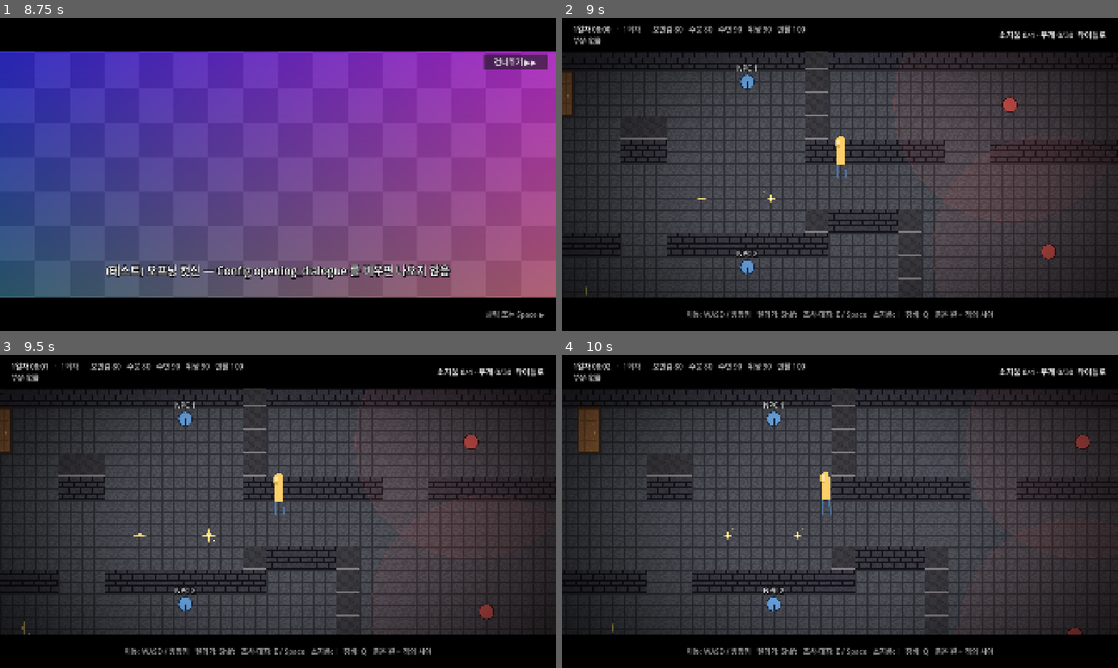
Above: before the commit, frames 1-4 (two rows, left to right).
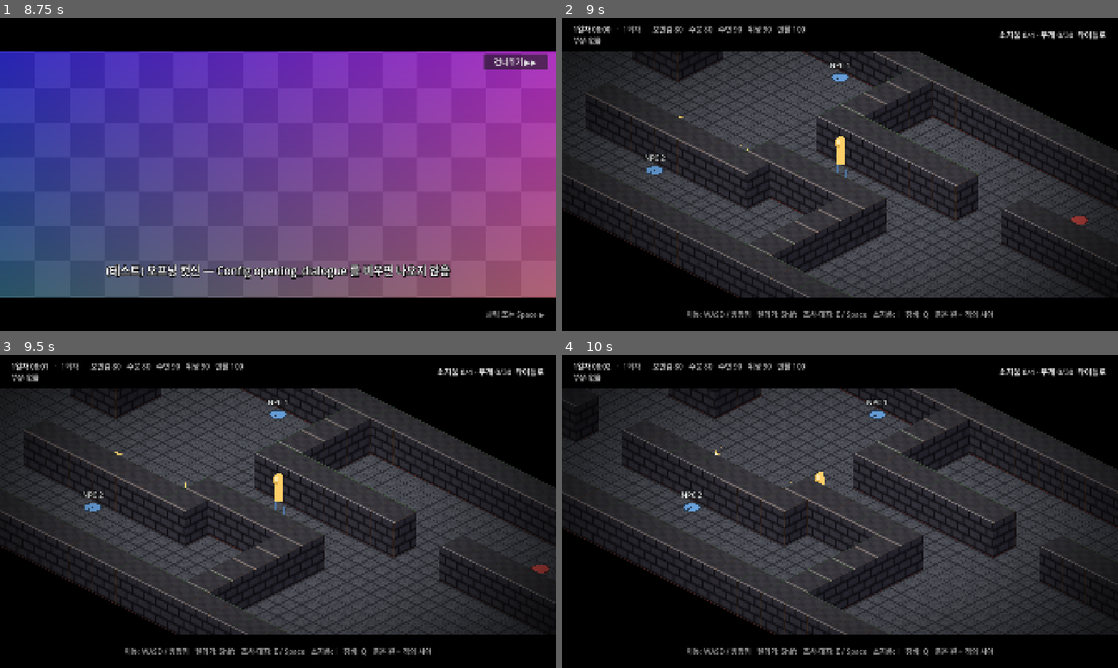
Above: after the commit, the same moments.

Repository: HomilBBANG/rt_Tevah
Game: Godot game, scene res://scenes/boot.tscn
Two runs of this game, one before a commit and one after it. Both use one fixed random seed, a clock stepped at 60 frames per second and the inputs below.
Inputs (mouse positions are in pixels of both pictures, inside the frame that each line leads up to):
- Up to frame 1 (8.75 s): tap Enter (ui_accept) at 0.5, 0.77, 1.25 s; move the mouse to (400, 158) at 0.52 s; hold Right (ui_right) 0.53-1.25 s; tap Z at 0.6 s; click (400, 158) at 0.67 s; drag from (166, 190) to (250, 237) at 1.27 s; click "새 게임" at 2 s; click (61, 61) at 2.77 s; type "12" at 2.85 s; click "생존 시작" at 3.5 s; click "생존 시작" at 4.25 s; click "시작" at 5 s; move the mouse to (333, 105) at 5.77 s; hold D (dodge_right) 5.78-6.5 s; hold Shift (run) 5.78-6.5 s; click (333, 105) at 5.92 s; click "소지품 0/4 · 무게 0/30" at 6.5 s; drag from (250, 237) to (111, 127) at 7.27 s; click "타이틀로" at 8 s
- Up to frame 2 (9 s): click "건너뛰기 ▶▶" at 8.75 s
- Up to frame 3 (9.5 s): no input
- Up to frame 4 (10 s): move the mouse to (1006, 558) at 9.52 s; hold A (dodge_left) from 9.53 s (still down); tap Y at 9.6 s; click (1006, 558) at 9.67 s; tap Enter (ui_accept) at 9.77 s

Frame 1 is identical in both runs. In frame 2, 35% of the frame differs, in the area x 0-100%, y 10-90%; in frame 3, 35%; in frame 4, 34%.

Commit message:
Quarter view (isometric) game screen: diamond floors, wall blocks, iso proxies for actors and objects, screen-relative movement (logic unchanged)
Co-Authored-By: Claude Opus 5.5 <noreply@anthropic.com>

Diff:
--- /dev/null
+++ b/core/iso_view.gd
@@ -0,0 +1,372 @@
+extends Node2D
+## 쿼터뷰(아이소메트릭) 화면 — Config view_mode = "iso". 게임 규칙(충돌·길 찾기·AI·맵 파일)은 네모 격자 그대로 두고,
+## 필드의 네모 세계(%World·렌더러)는 숨긴 채 여기서 마름모 화면으로 다시 그린다 (1차, 2026-10-19).
+##   좌표: 네모 세계 점 p(px) → 화면 iso(p) = (p.x - p.y, (p.x + p.y) / 2). 한 칸 = 폭 2×tile, 높이 tile 의 마름모.
+##   바닥: 렌더러의 바닥·장식 층을 같은 그림으로 복사해 변환(마름모로 기울임) — 지금 16×16 그림을 자동 변환한 모습.
+##   벽: 칸마다 위로 솟은 블록 (윗면 = 벽 타일, 앞의 두 면 = 앞면 타일, 오른쪽 면은 더 어둡게). 높이 Config iso_wall_height.
+##       바닥과 닿은 벽은 대각선 줄마다 한 노드로 인물과 앞뒤 정렬(Y 정렬), 벽에 둘러싸인 벽은 윗면만 한 층으로.
+##   인물·물체: 플레이어 그림(네모 세계에서 옮겨 옴)·NPC·적·나무·가구·문·반짝이·텐트를 iso 자리에, Y 정렬.
+##   조명: 렌더러의 환경광(CanvasModulate)은 그대로, 광원은 iso 자리에 복사 (그림자는 2차).
+##   이동: 화면 기준 (W = 화면 위) — field_player 가 logic_dir 로 바꿈. 카메라는 플레이어 그림을 따라감.
+## 2차(아직): 지붕·전경 가림·창문·벽에 맞춘 문·빛 그림자·조사/통로 표시 도형·몬스터 시야 표시.
+
+const VisualData = preload("res://core/visual_data.gd")
+
+var field: Node
+var map := {}
+var tile := 80.0
+var wall_h := 120.0
+var floors: Node2D          # 바닥 (변환된 TileMapLayer 들)
+var tops: Node2D            # 벽에 둘러싸인 벽의 윗면 (변환, 위로 올림)
+var sorted: Node2D          # Y 정렬: 바닥과 닿은 벽 줄 + 인물·물체
+var lights_root: Node2D
+var player_proxy: Node2D
+var camera: Camera2D
+var _proxies: Array = []    # [{src, node}] — 네모 세계 노드를 따라다님
+var _lights := {}           # 렌더러 광원 → 복사본
+
+
+static func iso(p: Vector2) -> Vector2:
+	return Vector2(p.x - p.y, (p.x + p.y) * 0.5)
+
+
+## 화면 방향 → 네모 세계 방향 (iso 의 역변환)
+static func logic_dir(s: Vector2) -> Vector2:
+	return Vector2(0.5 * s.x + s.y, -0.5 * s.x + s.y)
+
+
+func build(p_field: Node) -> void:
+	field = p_field
+	map = field.map
+	tile = field.tile
+	wall_h = float(DataLoader.config.get("iso_wall_height", 120))
+	for c in get_children():
+		remove_child(c)
+		c.queue_free()
+	_proxies = []
+	_lights = {}
+	var bg := ColorRect.new()   # 맵 바깥 검게
+	bg.color = Color.BLACK
+	bg.position = Vector2(-20000, -20000)
+	bg.size = Vector2(40000, 40000)
+	bg.mouse_filter = Control.MOUSE_FILTER_IGNORE
+	bg.z_index = -30
+	add_child(bg)
+	var xf := Transform2D(Vector2(1, 0.5), Vector2(-1, 0.5), Vector2.ZERO)
+	floors = Node2D.new()
+	floors.name = "IsoFloors"
+	floors.transform = xf
+	floors.z_index = -20
+	add_child(floors)
+	var r = field.renderer
+	for l in ["floor", "detail"]:
+		floors.add_child(_copy_layer(r.layers[l]))
+	tops = Node2D.new()
+	tops.name = "IsoWallTops"
+	tops.z_index = -10
+	tops.position = Vector2(0, -wall_h)
+	add_child(tops)
+	sorted = Node2D.new()
+	sorted.name = "IsoSorted"
+	sorted.y_sort_enabled = true
+	add_child(sorted)
+	lights_root = Node2D.new()
+	lights_root.name = "IsoLights"
+	add_child(lights_root)
+	_build_walls(r)
+	_build_actors(r)
+
+
+func _copy_layer(src: TileMapLayer) -> TileMapLayer:
+	var t := TileMapLayer.new()
+	t.tile_set = src.tile_set
+	t.scale = src.scale
+	t.texture_filter = CanvasItem.TEXTURE_FILTER_NEAREST
+	for c in src.get_used_cells():
+		t.set_cell(c, src.get_cell_source_id(c), src.get_cell_atlas_coords(c))
+	return t
+
+
+# ---------------------------------------------------------------- 벽 블록
+func _is_wall(x: int, y: int) -> bool:
+	var rows: Array = map.tiles
+	return y >= 0 and y < rows.size() and x >= 0 and x < String(rows[y]).length() and String(rows[y])[x] == "#"
+
+
+func _is_open(x: int, y: int) -> bool:   # 바닥 (빈 공간·맵 밖은 아님)
+	var rows: Array = map.tiles
+	return y >= 0 and y < rows.size() and x >= 0 and x < String(rows[y]).length() and String(rows[y])[x] == "."
+
+
+func _build_walls(r) -> void:
+	var top_layer := TileMapLayer.new()
+	top_layer.tile_set = r.layers.wall.tile_set
+	top_layer.scale = r.layers.wall.scale
+	top_layer.texture_filter = CanvasItem.TEXTURE_FILTER_NEAREST
+	var top_holder := Node2D.new()
+	top_holder.transform = Transform2D(Vector2(1, 0.5), Vector2(-1, 0.5), Vector2.ZERO)
+	top_holder.add_child(top_layer)
+	tops.add_child(top_holder)
+	var rows_by_diag := {}   # x+y → [칸] (바닥과 닿은 벽)
+	var keys: Dictionary = r._keys
+	for y in map.tiles.size():
+		for x in String(map.tiles[y]).length():
+			if not _is_wall(x, y):
+				continue
+			var wk := VisualData.wall_keys(map, x, y)
+			var boundary := false
+			for d in [Vector2i(-1, -1), Vector2i(0, -1), Vector2i(1, -1), Vector2i(-1, 0), Vector2i(1, 0), Vector2i(-1, 1), Vector2i(0, 1), Vector2i(1, 1)]:
+				if _is_open(x + d.x, y + d.y):
+					boundary = true
+					break
+			if boundary:
+				rows_by_diag.get_or_add(x + y, []).append([Vector2i(x, y), wk])
+			elif keys.has(wk.top):
+				top_layer.set_cell(Vector2i(x, y), keys[wk.top][0], keys[wk.top][1])
+	for d in rows_by_diag:
+		var row := WallRow.new()
+		row.view = self
+		row.cells = rows_by_diag[d]
+		row.position = Vector2(0, (d + 1) * tile * 0.5)   # 정렬 기준 = 칸 가운데 높이 (앞 칸 인물보다 먼저, 뒤 칸 인물보다 나중)
+		sorted.add_child(row)
+
+
+## 대각선(x+y 같은) 한 줄의 벽 블록들: 앞의 두 면(바닥 쪽으로 보이는 면만) + 윗면
+class WallRow extends Node2D:
+	const VD = preload("res://core/visual_data.gd")
+	var view
+	var cells := []
+
+	func _draw() -> void:
+		var t: float = view.tile
+		var h: float = view.wall_h
+		for item in cells:
+			var c: Vector2i = item[0]
+			var wk: Dictionary = item[1]
+			var n: Vector2 = view.iso(Vector2(c.x, c.y) * t) - position
+			var e: Vector2 = view.iso(Vector2(c.x + 1, c.y) * t) - position
+			var s: Vector2 = view.iso(Vector2(c.x + 1, c.y + 1) * t) - position
+			var w: Vector2 = view.iso(Vector2(c.x, c.y + 1) * t) - position
+			var up := Vector2(0, -h)
+			if not view._is_wall(c.x, c.y + 1):   # 왼쪽 앞면 (아래 칸 쪽)
+				_quad([w + up, s + up, s, w], wk.face, Color(0.82, 0.82, 0.82))
+			if not view._is_wall(c.x + 1, c.y):   # 오른쪽 앞면 (오른쪽 칸 쪽)
+				_quad([s + up, e + up, e, s], wk.face, Color(0.62, 0.62, 0.66))
+			_quad([n + up, e + up, s + up, w + up], wk.top, Color.WHITE)
+
+	func _quad(pts: Array, key: String, col: Color) -> void:
+		var fr := VD.tile_frame(key, 0)
+		var poly := PackedVector2Array(pts)
+		if fr.is_empty():
+			draw_colored_polygon(poly, Color(0.18, 0.18, 0.2) * col)
+			return
+		var tex: Texture2D = fr[0]
+		var rr: Rect2 = fr[1]
+		rr.size.y = minf(rr.size.y, rr.size.x)
+		var sz := Vector2(tex.get_width(), tex.get_height())
+		var uv := PackedVector2Array([rr.position / sz, Vector2(rr.end.x, rr.position.y) / sz, rr.end / sz, Vector2(rr.position.x, rr.end.y) / sz])
+		draw_polygon(poly, PackedColorArray([col, col, col, col]), uv, tex)
+
+
+# ---------------------------------------------------------------- 인물·물체
+func _build_actors(r) -> void:
+	# 플레이어: 그림과 카메라를 옮겨 옴 (애니메이션은 field_player 가 그대로 바꿈)
+	var p = field.player
+	player_proxy = Node2D.new()
+	player_proxy.name = "IsoPlayer"
+	sorted.add_child(player_proxy)
+	if p.sprite:
+		p.sprite.reparent(player_proxy, false)
+	camera = p.get_node_or_null("Camera2D")
+	if camera:
+		camera.reparent(player_proxy, false)
+		camera.position = Vector2.ZERO
+		var w := float(map.width) * tile
+		var hh := float(map.height) * tile
+		camera.limit_left = int(-hh)
+		camera.limit_right = int(w)
+		camera.limit_top = int(-wall_h - tile)
+		camera.limit_bottom = int((w + hh) * 0.5 + tile)
+		camera.reset_smoothing.call_deferred()
+	_proxies.append({"src": p, "node": player_proxy})
+	for n in field.npcs:
+		_add_actor(n.node, Color("5a8fd0"), str(n.data.get("name", "")))
+	for e in field.enemies:
+		_add_actor(e, Color("c04848"), "")
+	for f in field.furniture:
+		var b := FurnitureBlock.new()
+		b.view = self
+		b.src = f
+		b.position = iso(Vector2(int(f.data.x) + maxi(1, int(f.data.get("w", 1))), int(f.data.y) + maxi(1, int(f.data.get("h", 1)))) * tile) - Vector2(0, tile * 0.5)
+		sorted.add_child(b)
+		_proxies.append({"src": f.node, "node": b, "static": true})
+	for sp in r.prop_sprites:   # 나무·가구 그림 (발 = 놓은 칸 아래)
+		if not is_instance_valid(sp):
+			continue
+		var c := Sprite2D.new()
+		c.texture = sp.texture
+		c.texture_filter = CanvasItem.TEXTURE_FILTER_NEAREST
+		c.centered = sp.centered
+		c.offset = sp.offset
+		c.scale = sp.scale
+		c.position = iso(sp.position)
+		sorted.add_child(c)
+	var objs := {}
+	for o in map.get("objects", []):
+		objs[str(o.get("object_id", ""))] = o
+	for id in r.markers:   # 문·반짝이·텐트·벽걸이등 (창문·벽에 맞춘 문 그림은 2차)
+		var mk: Dictionary = r.markers[id]
+		var m = mk.get("sprite")
+		if m is Sprite2D and mk.kind == "lamp" and objs.has(id):   # 벽걸이등: 벽 블록의 바닥 쪽 앞면, 벽 높이 중간쯤
+			var o: Dictionary = objs[id]
+			var wl := VisualData.window_light(map, {"x": o.x, "y": o.y})
+			var lc := Sprite2D.new()
+			lc.texture = m.texture
+			lc.texture_filter = CanvasItem.TEXTURE_FILTER_NEAREST
+			lc.scale = m.scale
+			lc.material = m.material
+			lc.modulate = m.modulate
+			lc.position = iso((Vector2(int(o.x), int(o.y)) + Vector2(0.5, 0.5) + Vector2(wl.dir) * 0.52) * tile)
+			lc.offset = Vector2(0, -wall_h * 0.6 / maxf(0.01, m.scale.y))
+			sorted.add_child(lc)
+			continue
+		if m is Sprite2D:
+			var c := Sprite2D.new()
+			c.texture = m.texture   # 같은 AtlasTexture — 문을 열면 같이 바뀜
+			c.texture_filter = CanvasItem.TEXTURE_FILTER_NEAREST
+			c.scale = m.scale
+			c.material = m.material
+			var reg: Rect2 = m.texture.region if m.texture is AtlasTexture else Rect2(0, 0, 16, 16)
+			var hc := reg.size.y / maxf(1.0, reg.size.x)   # 키 큰 그림(2칸 문): 렌더러가 위로 올린 만큼 되돌려 칸 가운데 기준으로
+			var base: Vector2 = m.position + Vector2(0, (hc - 1.0) * tile * 0.5)
+			c.position = iso(base) - Vector2(0, (hc - 1.0) * tile * 0.5)
+			_proxies.append({"src": m, "node": c, "static": true})
+			sorted.add_child(c)
+
+
+func _add_actor(src: Node2D, col: Color, nm: String) -> void:
+	var a := ActorMark.new()
+	a.src = src
+	a.color = col
+	a.label = nm
+	a.radius = float(src.get("radius")) if src.get("radius") != null else tile * 0.3
+	sorted.add_child(a)
+	_proxies.append({"src": src, "node": a})
+
+
+## NPC·적 (아트 전 도형): 바닥에 납작한 타원 + 바라보는 쪽 + 이름
+class ActorMark extends Node2D:
+	var src: Node2D
+	var color := Color.WHITE
+	var label := ""
+	var radius := 24.0
+
+	func _draw() -> void:
+		var r := radius * 1.2
+		var pts := PackedVector2Array()
+		for i in 24:
+			var a := TAU * i / 24.0
+			pts.append(Vector2(cos(a) * r, sin(a) * r * 0.5 - r * 0.5))
+		draw_colored_polygon(pts, color)
+		pts.append(pts[0])
+		draw_polyline(pts, color.darkened(0.6), 3.0)
+		var f = src.get("facing")
+		if f is Vector2 and f != Vector2.ZERO:
+			var d: Vector2 = Vector2(f.x - f.y, (f.x + f.y) * 0.5).normalized()
+			draw_line(Vector2(0, -r * 0.5), Vector2(0, -r * 0.5) + d * r, color.darkened(0.6), 4.0)
+		if label != "":
+			var font := ThemeDB.fallback_font
+			var w := font.get_string_size(label, HORIZONTAL_ALIGNMENT_LEFT, -1, 25).x
+			draw_string_outline(font, Vector2(-w / 2.0, -r - 18), label, HORIZONTAL_ALIGNMENT_LEFT, -1, 25, 8, Color.BLACK)
+			draw_string(font, Vector2(-w / 2.0, -r - 18), label, HORIZONTAL_ALIGNMENT_LEFT, -1, 25, Color("cfe0ff"))
+
+
+## 기타 가구: 차지하는 칸만큼 블록 (윗면 색 + 앞의 두 면 어둡게) + 표시 메모
+class FurnitureBlock extends Node2D:
+	var view
+	var src: Dictionary
+
+	func _draw() -> void:
+		var o: Dictionary = src.data
+		var t: float = view.tile
+		var w := maxi(1, int(o.get("w", 1)))
+		var hh := maxi(1, int(o.get("h", 1)))
+		var x := int(o.x)
+		var y := int(o.y)
+		var h: float = t * 0.6
+		var col := Color.html(str(o.get("color", ""))) if Color.html_is_valid(str(o.get("color", ""))) else Color.WHITE
+		var n: Vector2 = view.iso(Vector2(x, y) * t) - position
+		var e: Vector2 = view.iso(Vector2(x + w, y) * t) - position
+		var s: Vector2 = view.iso(Vector2(x + w, y + hh) * t) - position
+		var ww: Vector2 = view.iso(Vector2(x, y + hh) * t) - position
+		var up := Vector2(0, -h)
+		draw_colored_polygon(PackedVector2Array([ww + up, s + up, s, ww]), col.darkened(0.2))
+		draw_colored_polygon(PackedVector2Array([s + up, e + up, e, s]), col.darkened(0.38))
+		draw_colored_polygon(PackedVector2Array([n + up, e + up, s + up, ww + up]), col)
+		draw_polyline(PackedVector2Array([n + up, e + up, s + up, ww + up, n + up]), col.darkened(0.55), 2.0)
+		var label := str(o.get("label", ""))
+		if label != "":
+			var font := ThemeDB.fallback_font
+			var c := (n + s) / 2.0 + up
+			var fs := 20
+			var lw := font.get_string_size(label, HORIZONTAL_ALIGNMENT_LEFT, -1, fs).x
+			var ink := Color(0.08, 0.08, 0.1) if col.get_luminance() > 0.5 else Color.WHITE
+			draw_string(font, c + Vector2(-lw / 2.0, fs * 0.35), label, HORIZONTAL_ALIGNMENT_LEFT, -1, fs, ink)
+
+
+# ---------------------------------------------------------------- 매 프레임
+func sync() -> void:
+	var p = field.player
+	if p and p.sprite and is_instance_valid(p.sprite) and p.sprite.get_parent() != player_proxy:   # 그림은 한 프레임 늦게 생김 (setup_sprite deferred)
+		p.sprite.reparent(player_proxy, false)
+	if field.enemies.size() > 0:   # 나중에 들어온 적 (다른 맵에서 쫓아온 몬스터)
+		var have := {}
+		for pr in _proxies:
+			have[pr.src] = true
+		for e in field.enemies:
+			if is_instance_valid(e) and not have.has(e):
+				_add_actor(e, Color("c04848"), "")
+	for pr in _proxies:
+		var src = pr.src
+		var node: Node2D = pr.node
+		if not is_instance_valid(src) or not is_instance_valid(node):
+			if is_instance_valid(node):
+				node.visible = false
+			continue
+		if not pr.get("static", false):
+			node.position = iso(src.position)
+			node.queue_redraw()
+		node.visible = src.visible
+	_sync_lights()
+
+
+## 렌더러 광원(네모 세계)을 iso 자리에 복사 — 둥근 빛은 마름모 바닥에 맞게 납작한 타원 (그림자는 2차)
+func _sync_lights() -> void:
+	var r = field.renderer
+	var srcs: Array = r._light_root.get_children()
+	if field.held_light and is_instance_valid(field.held_light):
+		srcs.append(field.held_light)
+	var seen := {}
+	for l in srcs:
+		if not l is PointLight2D:
+			continue
+		seen[l] = true
+		var m: PointLight2D = _lights.get(l)
+		if m == null:
+			m = PointLight2D.new()
+			m.texture = l.texture
+			m.shadow_enabled = false
+			lights_root.add_child(m)
+			_lights[l] = m
+		m.color = l.color
+		m.energy = l.energy
+		m.enabled = l.enabled and r.lighting
+		m.texture_scale = l.texture_scale
+		m.position = iso(l.global_position - field.global_position)
+		var dir := Vector2.RIGHT.rotated(l.global_rotation)
+		m.rotation = Vector2(dir.x - dir.y, (dir.x + dir.y) * 0.5).angle()
+		m.scale = Vector2(1.41, 0.71) if absf(sin(m.rotation)) < 0.3 else Vector2(1.06, 1.06)
+	for l in _lights.keys():
+		if not seen.has(l):
+			_lights[l].queue_free()
+			_lights.erase(l)
--- a/core/map_renderer.gd
+++ b/core/map_renderer.gd
@@ -329,6 +329,14 @@
 	_roof_root.visible = v
 
 
+## 쿼터뷰(iso_view)일 때: 네모 그림은 모두 숨기고 환경광(CanvasModulate)·햇빛만 남김 — 광원은 iso_view 가 복사
+func hide_for_iso() -> void:
+	for l in layers:
+		layers[l].visible = false
+	for n in [_bg, _occ_root, props_root, _marker_root, _roof_root, overhead, _light_root]:
+		n.visible = false
+
+
 ## 에디터: 전경 가림 보이기·숨기기 / 미리보기 투명도 (맵 데이터와 게임 출력에는 영향 없음)
 func set_overhead_visible(v: bool) -> void:
 	overhead.visible = v
--- a/core/visual_data.gd
+++ b/core/visual_data.gd
@@ -168,6 +168,24 @@
 	elif out.floor == "":
 		out.floor = _map_default(vis, "default_floor", "floor", "floor_default")
 	return out
+
+
+## 쿼터뷰 벽 블록 그림: {top: 윗면 타일, face: 옆면 타일}. 칠한 타일이 앞면 타일이면 그 앞면을 가진 벽 타일이 윗면
+static func wall_keys(map: Dictionary, x: int, y: int) -> Dictionary:
+	var rows: Array = map.get("tiles", [])
+	var vis: Dictionary = map.get("visual", {}) if map.get("visual") is Dictionary else {}
+	var cells = (vis.get("layers", {}) if vis.get("layers") is Dictionary else {}).get("wall", {})
+	var key: String = str(cells.get("%d,%d" % [x, y], "")) if cells is Dictionary else ""
+	if key == "" or not tiles().has(key):
+		key = _map_default(vis, "default_wall", "wall", "wall_default")
+	var base := key
+	if face_keys().has(key):
+		for k in tiles():
+			if str(tiles()[k].get("face", "")) == key:
+				base = k
+				break
+	var f = tiles().get(base, {}).get("face")
+	return {"top": base, "face": str(f) if f != null and str(f) != "" and tiles().has(str(f)) else key}
 
 
 ## 앞면(벽면) 타일 이름들 — 어떤 벽 타일의 face 로 쓰이는 것 (칠해서 직접 쓴 것도 앞면)
--- a/data/config.json
+++ b/data/config.json
@@ -57,5 +57,7 @@
  "npc_wander_speed": 1.5,
  "npc_wander_wait_min": 2,
  "npc_wander_wait_max": 6,
+ "view_mode": "iso",
+ "iso_wall_height": 120,
  "opening_dialogue": ""
 }
--- a/scenes/field/field.gd
+++ b/scenes/field/field.gd
@@ -27,6 +27,7 @@
 const NpcScript = preload("res://scenes/field/field_npc.gd")
 const FurnitureScript = preload("res://scenes/field/field_furniture.gd")
 const VignetteScript = preload("res://ui/vignette.gd")
+const IsoView = preload("res://core/iso_view.gd")
 const PlayerScript = preload("res://scenes/field/field_player.gd")
 const EnemyScript = preload("res://scenes/field/field_enemy.gd")
 
@@ -57,6 +58,7 @@
 var held_light: PointLight2D     # 손에 든 아이템의 빛 (Items.light, 예: 손전등) — 플레이어를 따라가며 바라보는 쪽을 비춤   # 연출 중인 걷기·카메라 (건너뛰기 때 바로 끝냄)
 var player: CharacterBody2D
 var enemies: Array = []
+var iso: Node2D = null           # 쿼터뷰 화면 (Config view_mode = "iso") — 네모 세계는 숨기고 여기서 마름모로 그림
 var furniture: Array = []        # 기타 가구 [{kind: "furniture", data, pos, rect, node, body, done}] (역할이 있으면 spots 에도)
 var spots: Array = []            # 상호작용 지점 [{ kind: "spot"/"camp"/"exit", data, pos, done }]
 var npcs: Array = []             # NPC [{ kind: "npc", data, pos, node, active }] — active: 지금 시간대에 있음
@@ -207,8 +209,33 @@
 	%MapView.tile = tile
 	%MapView.spots = spots
 	%MapView.queue_redraw()
+	_build_iso()
 	frozen = false
 	_update_hud()
+
+
+## 쿼터뷰: Config view_mode = "iso" 면 네모 세계(%World·렌더러 그림·MapView)를 숨기고 iso_view 로 그림 (규칙은 그대로)
+func _build_iso() -> void:
+	var on := str(DataLoader.config.get("view_mode", "topdown")) == "iso"
+	%World.visible = not on
+	%MapView.visible = not on
+	if not on:
+		if iso:
+			iso.queue_free()
+			iso = null
+		return
+	renderer.hide_for_iso()
+	if iso == null:
+		iso = IsoView.new()
+		iso.name = "IsoView"
+		add_child(iso)
+	iso.build(self)
+	iso.sync()
+
+
+## 화면에 보이는 자리 (쿼터뷰면 iso 변환) — 컷신 카메라용
+func view_pos(p: Vector2) -> Vector2:
+	return IsoView.iso(p) if iso else p
 
 
 ## 지나갈 수 없는 칸: 벽(#)과 빈 공간(공백)
@@ -1107,6 +1134,7 @@
 			else:
 				var to: Array = s.get("to", [0, 0])
 				target = _tile_center(int(to[0]), int(to[1]))
+			target = view_pos(target)
 			if not cam.top_level:
 				var at := cam.get_screen_center_position()
 				cam.top_level = true
@@ -1385,6 +1413,8 @@
 	if held_light and is_instance_valid(held_light) and player:
 		held_light.rotation = player.facing.angle()   # 바라보는 쪽을 비춤
 	_update_roof()
+	if iso:
+		iso.sync()
 	# 브레이크포인트에 걸린 몬스터가 있으면 모두 멈춤 (Unreal 처럼)
 	if not ai_paused:
 		for e in enemies:
@@ -1440,6 +1470,8 @@
 
 
 func _camera() -> Camera2D:
+	if iso and iso.camera and is_instance_valid(iso.camera):
+		return iso.camera
 	return player.get_node_or_null("Camera2D") if player else null
 
 
--- a/scenes/field/field_player.gd
+++ b/scenes/field/field_player.gd
@@ -1,6 +1,7 @@
 extends CharacterBody2D
 ## 탐험 중 플레이어 (아트 전 placeholder: 원 + 바라보는 방향 표시)
 
+const IsoView = preload("res://core/iso_view.gd")
 var field: Node          # field.gd
 var radius := 23.0
 var sprite: Sprite2D     # 캐릭터 그림 (Config player_sprite — 없으면 원 도형). 발 = 충돌 원 아래쪽
@@ -18,6 +19,8 @@
 		velocity = Vector2.ZERO
 		return
 	var dir := Input.get_vector("move_left", "move_right", "move_up", "move_down")
+	if field.iso and dir != Vector2.ZERO:   # 쿼터뷰: 화면 기준 (W = 화면 위) → 네모 세계 방향
+		dir = IsoView.logic_dir(dir).normalized() * dir.length()
 	# 무게: 무거우면 느려지고 최대 무게면 못 움직인다 (GameState.carry_speed_mult)
 	velocity = dir * (run_speed if Input.is_action_pressed("run") else speed) * GameState.carry_speed_mult()
 	if dir != Vector2.ZERO:
@@ -55,9 +58,10 @@
 func _animate(delta: float, moving: bool) -> void:
 	if sprite == null:
 		return
-	if facing.x > 0.1:
+	var fx := facing.x - facing.y if field and field.iso else facing.x   # 쿼터뷰: 화면에서 오른쪽으로 가는지
+	if fx > 0.1:
 		sprite.flip_h = true   # 원래 그림이 왼쪽을 봄
-	elif facing.x < -0.1:
+	elif fx < -0.1:
 		sprite.flip_h = false
 	if sprite.hframes < 2:
 		return
--- a/tests/field_smoke.gd
+++ b/tests/field_smoke.gd
@@ -13,6 +13,7 @@
 	seed(3)
 	DataLoader.config["text_speed_default"] = "instant"   # 대사가 한 자씩 나오지 않게 (타이핑은 script_play_smoke)
 	DataLoader.config["basecamp_map"] = "basecamp"   # 엑셀 Config 에서 베이스캠프를 바꿔도 테스트는 basecamp 맵으로
+	DataLoader.config["view_mode"] = "topdown"   # 키 입력을 격자 방향으로 검사 (쿼터뷰의 화면 기준 이동은 graphics_smoke)
 	SaveManager.save_dir = "user://test_saves/"
 	SaveManager.delete_all()
 	SaveManager.begin_run()
--- a/tests/graphics_smoke.gd
+++ b/tests/graphics_smoke.gd
@@ -5,6 +5,7 @@
 
 const FieldScript = preload("res://scenes/field/field.gd")
 const VisualData = preload("res://core/visual_data.gd")
+const IsoView = preload("res://core/iso_view.gd")
 const MapRendererScript = preload("res://core/map_renderer.gd")
 
 var _fail := 0
@@ -12,6 +13,7 @@
 
 func _ready() -> void:
 	DirAccess.make_dir_recursive_absolute("user://graphics_smoke")
+	DataLoader.config["view_mode"] = "topdown"   # 렌더러(네모 화면) 검사 — 쿼터뷰는 _iso_test
 	SaveManager.save_dir = "user://test_saves/"
 	SaveManager.delete_all()
 	SaveManager.begin_run()
@@ -285,6 +287,7 @@
 	await _overhead_test()
 	await _outside_window_test()
 	await _wall_lamp_test()
+	await _iso_test()
 	DataLoader.maps.erase("tback")
 	DataLoader.maps.erase("twin")
 	DataLoader.maps.erase("tgfx")
@@ -383,6 +386,40 @@
 	DataLoader.maps.erase("tover")
 
 
+## 쿼터뷰 (view_mode iso): 네모 세계는 숨기고 마름모 화면 — 벽 블록·플레이어 그림·카메라, 화면 기준 이동, 규칙(충돌)은 그대로
+func _iso_test() -> void:
+	DataLoader.config["view_mode"] = "iso"
+	var im := _map("indoor")
+	im.map_id = "tiso"
+	DataLoader.maps["tiso"] = im
+	GameState.clock = 12 * 60.0
+	FieldScript.next_map_id = "tiso"
+	var f: Node = load("res://scenes/field/field.tscn").instantiate()
+	add_child(f)
+	await _wait(0.4)
+	var iv: Node2D = f.iso
+	check(iv != null and not f.get_node("%World").visible and iv.sorted.get_child_count() > 3 and f.player.sprite.get_parent() == iv.player_proxy
+		and f._camera() == iv.camera and iv.camera.is_current(), "쿼터뷰: 네모 세계 숨김, 벽 블록 줄·인물이 Y 정렬, 플레이어 그림·카메라는 iso 쪽")
+	var ld: Vector2 = iv.logic_dir(Vector2(0, -1)).normalized()
+	check(ld.x < -0.6 and ld.y < -0.6, "화면 기준 이동: W(화면 위) = 네모 세계 왼쪽 위 대각선")
+	f.player.position = f._tile_center(3, 3)
+	await get_tree().physics_frame
+	var before: Vector2 = f.player.position
+	Input.action_press("move_right")
+	for i in 20:
+		await get_tree().physics_frame
+	Input.action_release("move_right")
+	var moved: Vector2 = f.player.position - before
+	check(moved.x > 1.0 and moved.y < -1.0 and absf(iv.player_proxy.position.y - IsoView.iso(f.player.position).y) < 1.0,
+		"D(화면 오른쪽) = 네모 세계 오른쪽 위로, 그림도 iso 자리")
+	f.player.position = f._tile_center(3, 2)
+	await _wait(0.3)
+	await _snap("iso_view")
+	f.queue_free()
+	DataLoader.maps.erase("tiso")
+	DataLoader.config["view_mode"] = "topdown"
+
+
 ## 벽걸이등: 광원을 벽 칸에 — 그림은 벽에, 빛은 그 벽 앞 바닥 가장자리에서 (뒷벽 높은 곳이어도 아래 바닥으로)
 func _wall_lamp_test() -> void:
 	var lm := _map("indoor")
--- a/tests/travel_smoke.gd
+++ b/tests/travel_smoke.gd
@@ -14,6 +14,7 @@
 func _ready() -> void:
 	DirAccess.make_dir_recursive_absolute("user://travel_smoke")
 	_load_fixture_maps()
+	DataLoader.config["view_mode"] = "topdown"   # 키 입력을 격자 방향으로 검사 (쿼터뷰의 화면 기준 이동은 graphics_smoke)
 	SaveManager.save_dir = "user://test_saves/"
 	SaveManager.delete_all()
 	SaveManager.begin_run()
Not shown, added: core/door_view.gd.uid
Not shown, changed: CLAUDE.md
Not shown, changed: tools/sheets/content.xlsx
